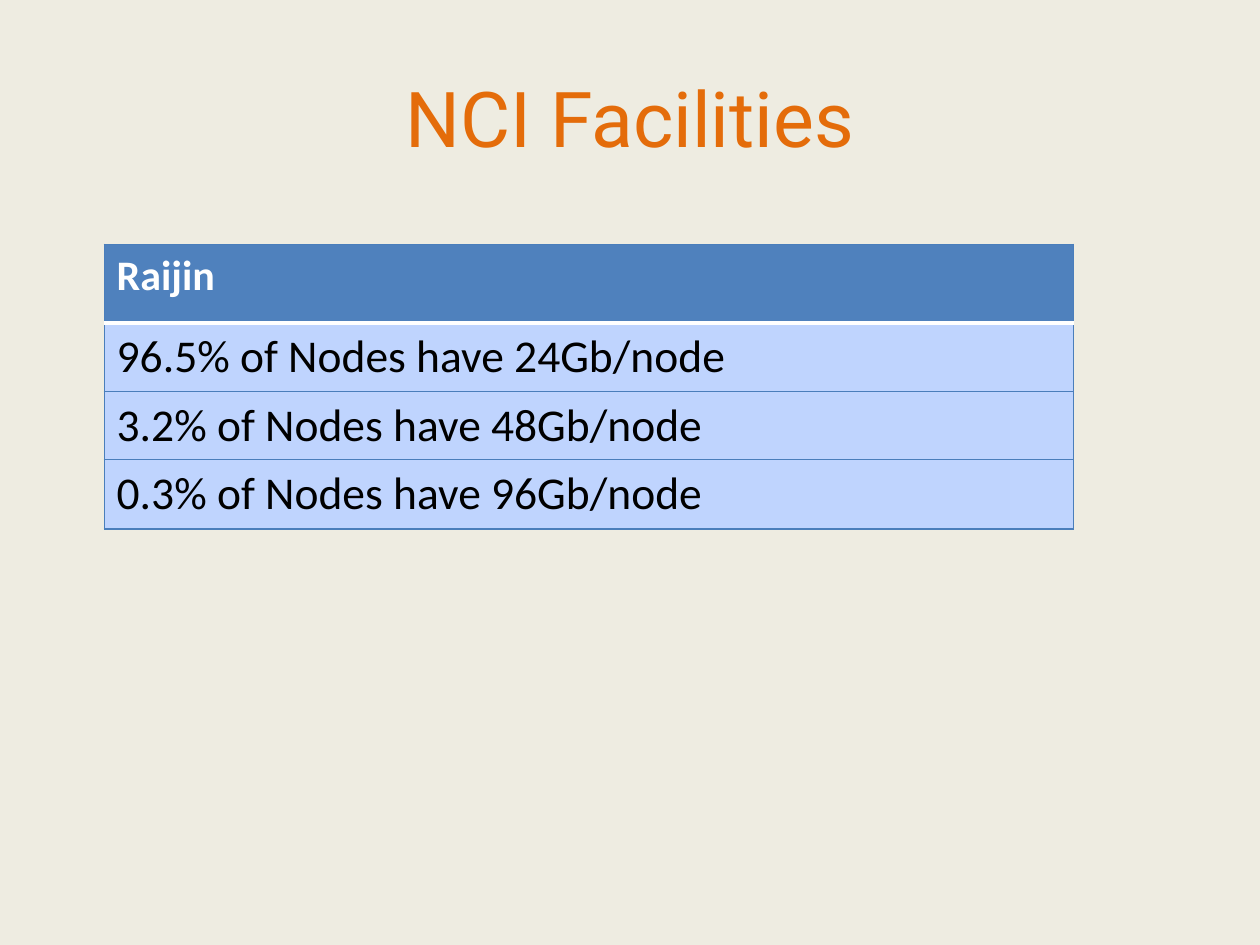
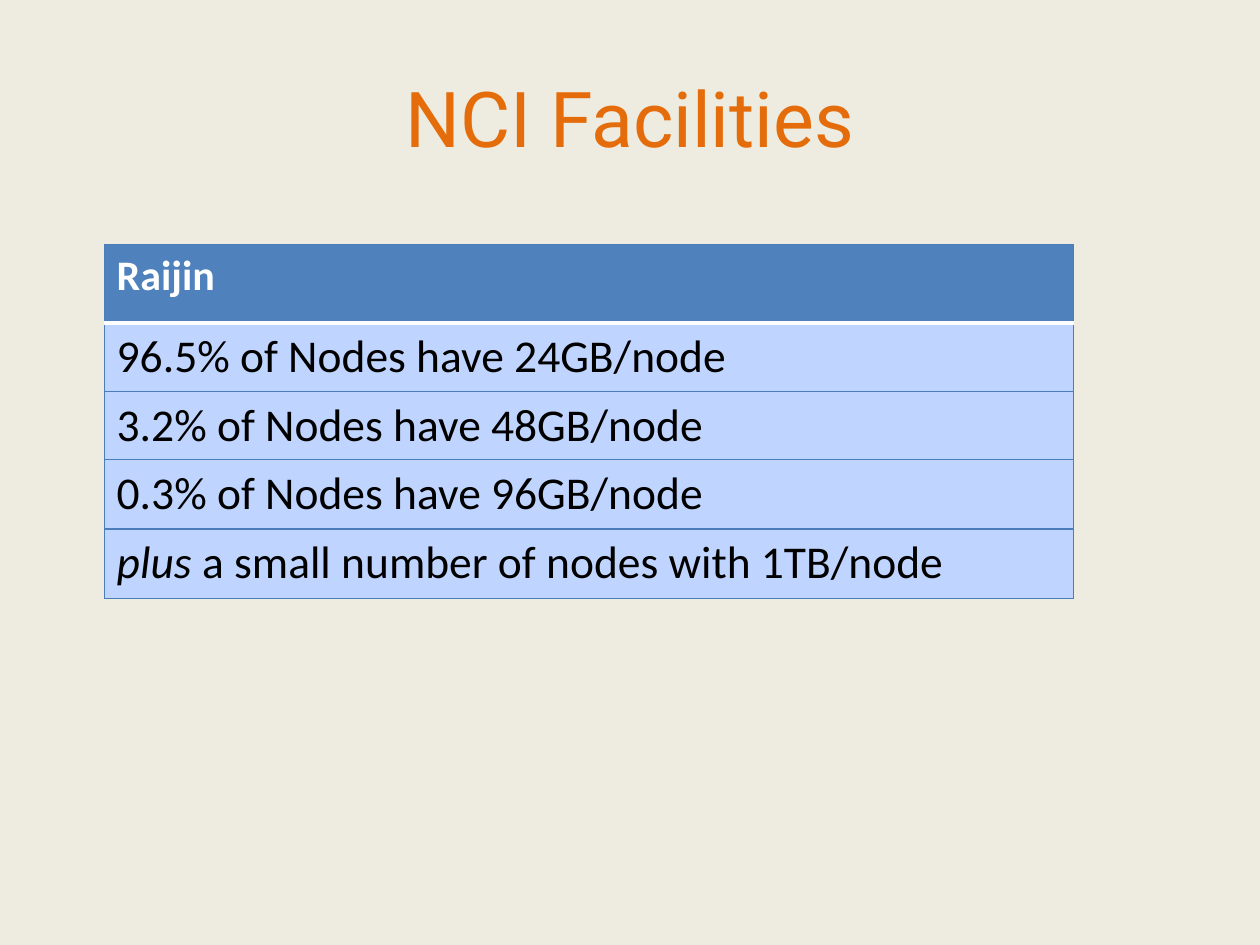
Before and after one commit to IntersectAustralia/TrainingMaterials, a slide deck: slide 34 of IntroToUnixHPC/03 HPC - Slides.pptx (slide 33 before the commit). Drawn at 1260x945 pixels with LibreOffice and Linux fonts; fonts in the diff are those of the drawing. Boxes give left, top, right and bottom in pixels: in the first picture for what was removed or moved away, otherwise in the second. Text is boxed around its words. In the diff, an @@ line names an element or a change of style, - is before the commit and + after.

```diff
--- a/IntroToUnixHPC/03 HPC - Slides.pptx
+++ b/IntroToUnixHPC/03 HPC - Slides.pptx
@@ table at [105, 244, 1074, 598] @@
-row 2: 96.5% of Nodes have 24Gb/node
-row 3: 3.2% of Nodes have 48Gb/node
-row 4: 0.3% of Nodes have 96Gb/node
+row 2: 96.5% of Nodes have 24GB/node
+row 3: 3.2% of Nodes have 48GB/node
+row 4: 0.3% of Nodes have 96GB/node
+row 5: plus a small number of nodes with 1TB/node
```
Also in this commit, not shown: 10 other slides changed, 1 slide added, 1 slide removed, 1 other file.
